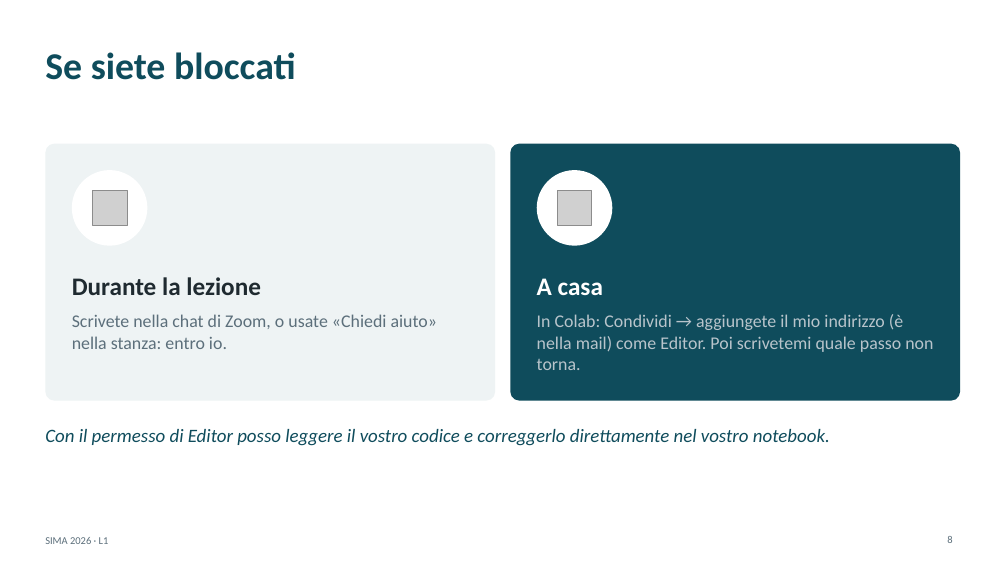
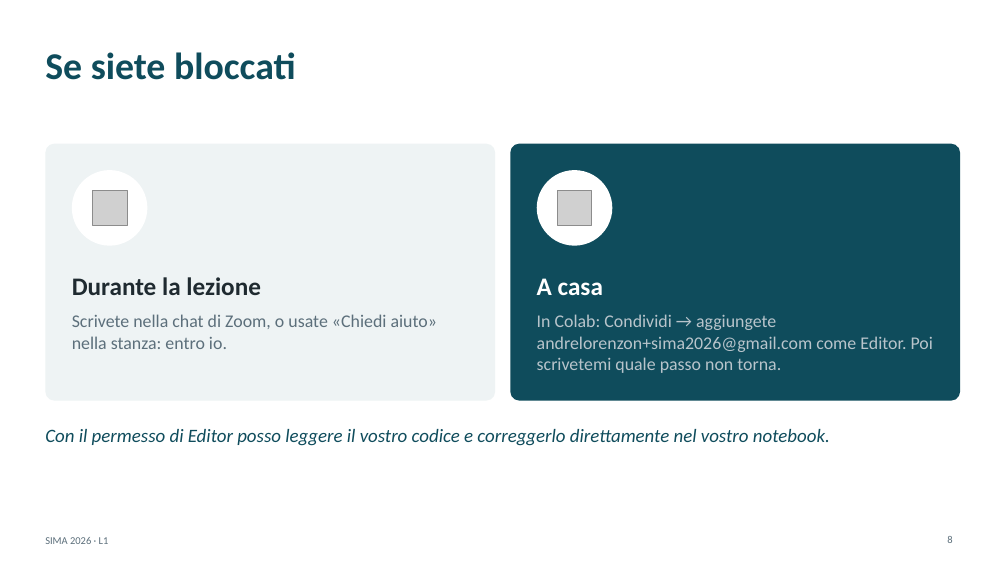
Before and after one commit to andrealorenzon/SIMA2026, a slide deck: slide 8 of L01_python_calcolatrice/slide_complete.pptx. Drawn at 1008x567 pixels with LibreOffice and Linux fonts; fonts in the diff are those of the drawing; grey boxes stand for pictures. Boxes give left, top, right and bottom in pixels: in the first picture for what was removed or moved away, otherwise in the second. Text is boxed around its words. In the diff, an @@ line names an element or a change of style, - is before the commit and + after.

```diff
--- a/L01_python_calcolatrice/slide_complete.pptx
+++ b/L01_python_calcolatrice/slide_complete.pptx
@@ text at bbox=[537, 314, 933, 373]: text changed @@
-In Colab: Condividi → aggiungete il mio indirizzo (è nella mail) come Editor. Poi scrivetemi quale passo non torna.
+In Colab: Condividi → aggiungete andrelorenzon+sima2026@gmail.com come Editor. Poi scrivetemi quale passo non torna.
```
Also in this commit, not shown: 59 other files.
